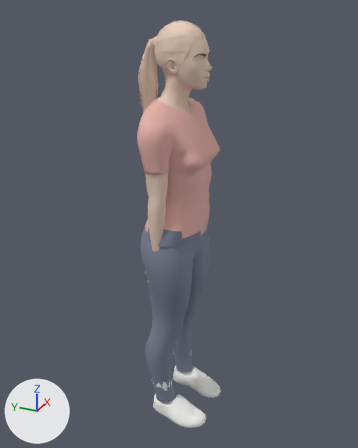
One commit to the glTF model assets/people/realistic_woman.glb: the scene before it, then after it.
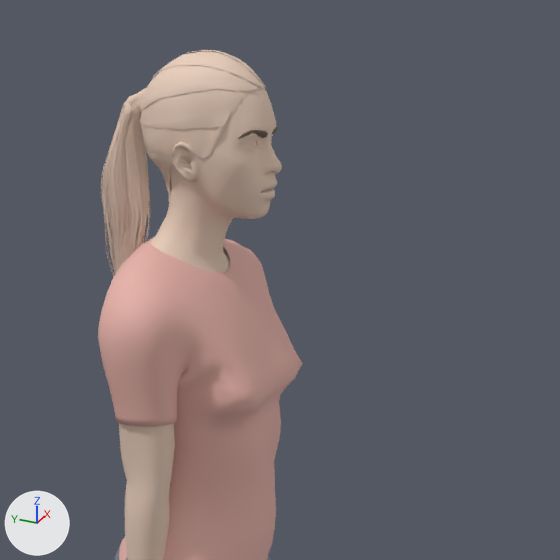
Each version appears first whole from a 50 mm camera at (-1.566, -0.739, 1.638) aimed at (0.024, -0.024, 0.844), and next in a close-up on the part from 27% to 91% of the width and 0% to 51% of the height. Arrows for +X, +Y and +Z are at lower left; the lights stay in place. The first two pictures are the older version.

The scene before the commit, as lines of its bpy script (objects in view):
```python
me_base = bpy.data.meshes.new('base')
me_base.from_pydata(...)  # 4544 vertices, 9000 faces; spans x -0.192..0.192, y -0.15..0.046, z 0.641..1.563
me_base.materials.append(mat_human_flat)  # beige #eacebc
me_female_casualsuit01_001 = bpy.data.meshes.new('female_casualsuit01.001')
me_female_casualsuit01_001.from_pydata(...)  # 1259 vertices, 2412 faces; spans x -0.204..0.204, y -0.155..0.071, z 0.833..1.328
me_female_casualsuit01_001.materials.append(mat_female_casualsuit01_001_flat)  # pink #e7b3aa
me_ponytail01 = bpy.data.meshes.new('ponytail01')
me_ponytail01.from_pydata(...)  # 3678 vertices, 5344 faces; spans x -0.074..0.072, y -0.12..0.117, z 1.22..1.57
me_ponytail01.materials.append(mat_ponytail01_flat)  # beige #eacebc
ob_female_casualsuit01_001 = bpy.data.objects.new('female_casualsuit01.001', me_female_casualsuit01_001)
ob_female_casualsuit01_001.location = (0.0, 0.0, 0.0)
ob_human = bpy.data.objects.new('human', me_base)
ob_human.location = (0.0, 0.0, 0.0)
ob_ponytail01 = bpy.data.objects.new('ponytail01', me_ponytail01)
ob_ponytail01.location = (0.0, 0.0, 0.0)
```
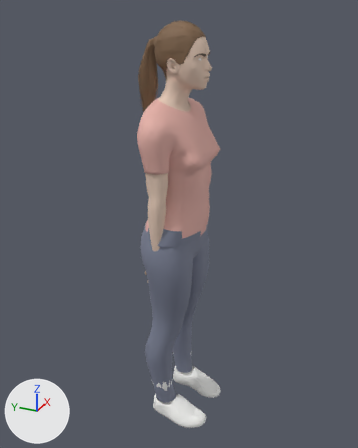
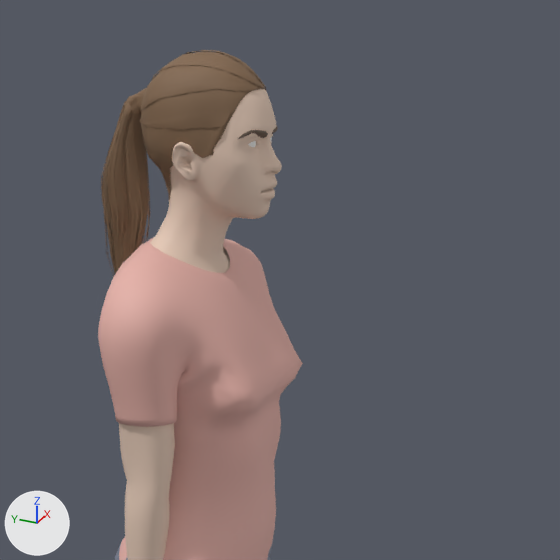
Changed parts and their boxes (x1, y1, x2, y2) in the close-ups (560 x 560 px):
'ponytail01', recoloured (beige to brown): (101, 50, 266, 277) in both

Edits to the bpy script that builds the scene:
```text
Add mat_hair_ponytail01_flat:
    mat_hair_ponytail01_flat = principled_material('hair_ponytail01_flat')
    mat_hair_ponytail01_flat.base_color = (0.22, 0.13, 0.07)  # brown #81654b
    mat_hair_ponytail01_flat.roughness = 0.7
Change me_ponytail01:
    where me_ponytail01.from_pydata(...)  # 3678 vertices, 5344 faces; spans x -0.074..0.072, y -0.12..0.117, z 1.22..1.57
    remove me_ponytail01.materials.append(mat_ponytail01_flat)  # beige #eacebc
    add me_ponytail01.materials.append(mat_hair_ponytail01_flat)  # brown #81654b
```
